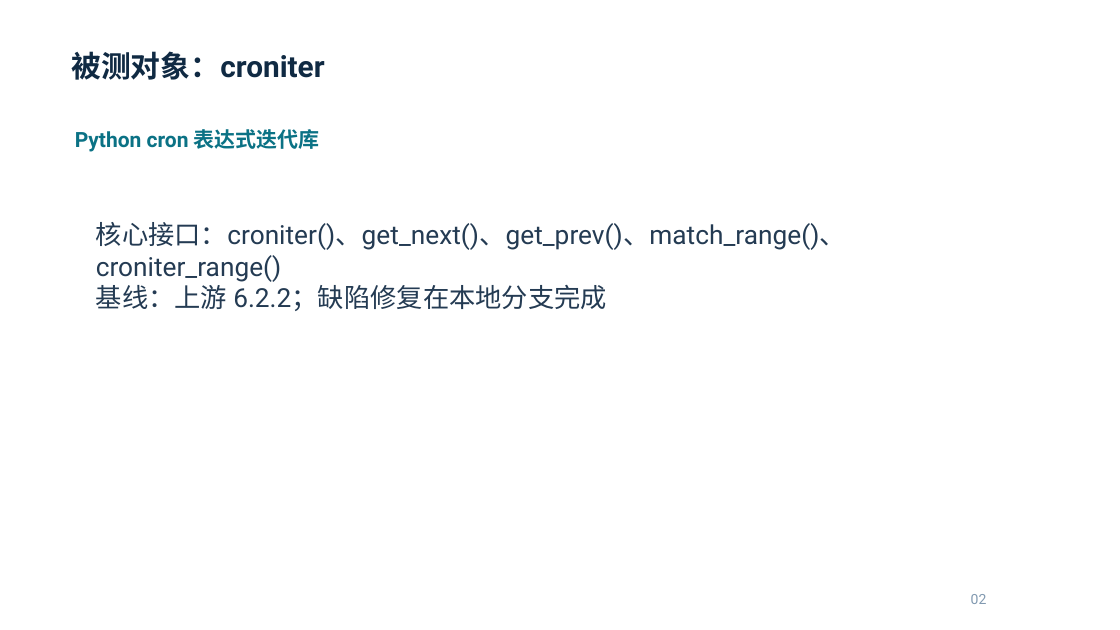
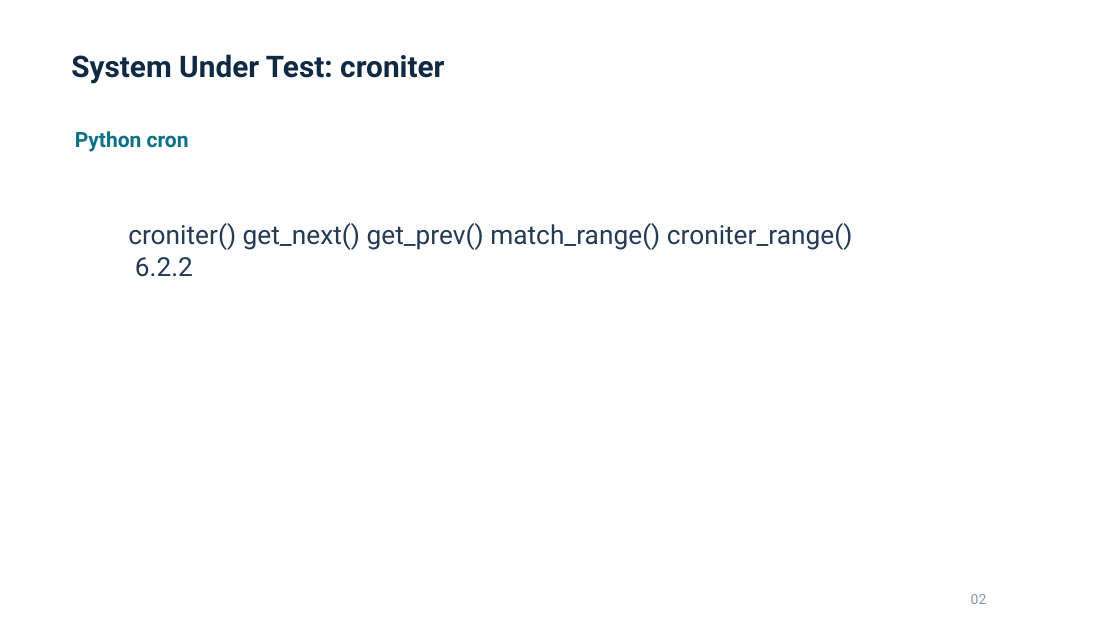
Before and after one commit to cornell-hust/ST_pratice, a slide deck: slide 2 of module1/presentation/build/candidate.pptx. Drawn at 1120x630 pixels with LibreOffice and Linux fonts; fonts in the diff are those of the drawing. Boxes give left, top, right and bottom in pixels: in the first picture for what was removed or moved away, otherwise in the second. Text is boxed around its words. In the diff, an @@ line names an element or a change of style, - is before the commit and + after.

Commit message:
fix(module1): use ASCII-safe presentation text

```diff
--- a/module1/presentation/build/candidate.pptx
+++ b/module1/presentation/build/candidate.pptx
@@ text at bbox=[71, 54, 444, 84]: text changed @@
-被测对象：croniter
+System Under Test: croniter
@@ text at bbox=[75, 131, 189, 152]: text changed @@
-Python cron 表达式迭代库
+Python cron
@@ text at bbox=[128, 223, 853, 277]: text changed @@
-核心接口：croniter()、get_next()、get_prev()、match_range()、croniter_range()
-基线：上游 6.2.2；缺陷修复在本地分支完成
+croniter() get_next() get_prev() match_range() croniter_range()
+6.2.2
```
Also in this commit, not shown: 10 other slides changed, 15 other files.
